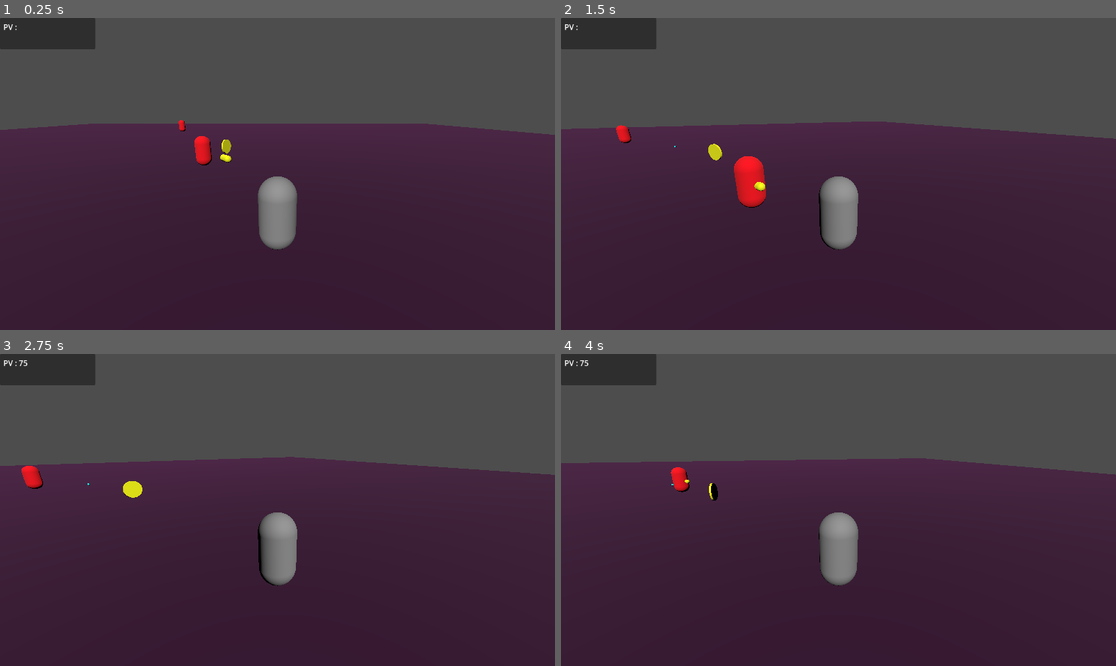
Above: before the commit, frames 1-4 (two rows, left to right).
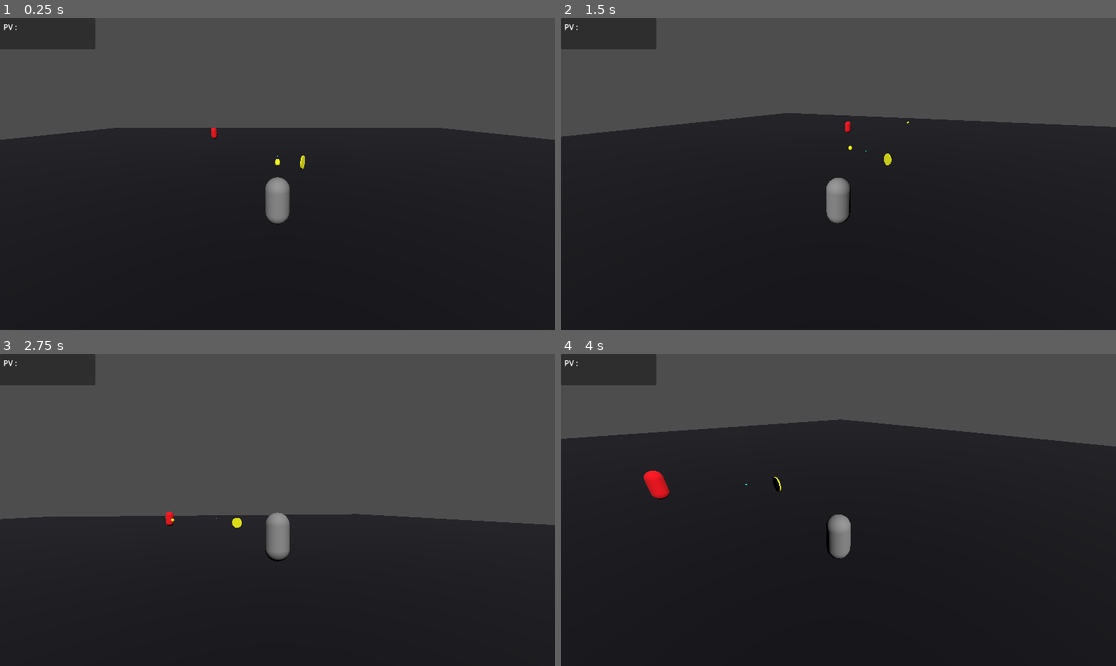
Above: after the commit, the same moments.

Repository: jfossard29/survivor-like
Game: Godot game, scene res://racine.tscn
Same seed, same stepped clock (60 frames per second), same inputs: the game is played once before the commit and once after it.
Inputs (mouse positions are in pixels of both pictures, inside the frame that each line leads up to):
- Up to frame 1 (0.25 s): no input
- Up to frame 2 (1.5 s): move the mouse to (960, 158) at 0.52 s; hold D (droite) 0.53-1.28 s; tap S (decelerer) at 0.6 s; tap Space (sauter, bound only after the commit) at 0.77, 0.8, 1.07, 1.35 s; move the mouse to (727, 189) at 1.27 s; hold Q (gauche) from 1.28 s (still down)
- Up to frame 3 (2.75 s): tap Space (sauter, bound only after the commit) at 1.52, 1.82, 2.3 s; tap S (decelerer) at 1.55, 2.1 s; move the mouse to (333, 441) at 2.02 s; release Q (gauche) at 2.03 s; hold D (droite) from 2.03 s (still down)
- Up to frame 4 (4 s): move the mouse to (810, 572) at 2.77 s; release D (droite) at 2.78 s; hold Z (accelerer) 2.78-3.53 s; tap S (decelerer) at 2.85 s; tap Space (sauter, bound only after the commit) at 3.02, 3.32, 3.6, 3.77 s; move the mouse to (1005, 556) at 3.52 s; hold Q (gauche) from 3.53 s (still down)

The runs differ from the first frame. In frame 1, 65% of the frame differs, in the area x 0-100%, y 32-100%; in frame 2, 66%; in frame 3, 62%; in frame 4, 75%, in the area x 0-100%, y 2-100%.

Commit message:
MAJ stable

Diff:
--- /dev/null
+++ b/SpawnRoot.tscn
@@ -0,0 +1,29 @@
+[gd_scene load_steps=5 format=3 uid="uid://bk7dangodqgts"]
+
+[ext_resource type="Script" uid="uid://d3b8ydmcddf0q" path="res://script/racine.gd" id="1_u5vsd"]
+
+[sub_resource type="BoxShape3D" id="BoxShape3D_u5vsd"]
+size = Vector3(100, 1, 100)
+
+[sub_resource type="StandardMaterial3D" id="StandardMaterial3D_u5vsd"]
+albedo_color = Color(0, 0, 0.06666667, 1)
+
+[sub_resource type="BoxMesh" id="BoxMesh_odemg"]
+material = SubResource("StandardMaterial3D_u5vsd")
+size = Vector3(100, 1, 100)
+
+[node name="SpawnRoot" type="Node3D"]
+script = ExtResource("1_u5vsd")
+
+[node name="StaticBody3D" type="StaticBody3D" parent="."]
+collision_layer = 2
+collision_mask = 4
+metadata/_edit_lock_ = true
+
+[node name="CollisionShape3D" type="CollisionShape3D" parent="StaticBody3D"]
+shape = SubResource("BoxShape3D_u5vsd")
+metadata/_edit_lock_ = true
+
+[node name="MeshInstance3D" type="MeshInstance3D" parent="StaticBody3D"]
+mesh = SubResource("BoxMesh_odemg")
+metadata/_edit_lock_ = true
--- a/mechant.tscn
+++ b/mechant.tscn
@@ -1,6 +1,6 @@
 [gd_scene load_steps=5 format=3 uid="uid://cgbo35opsgy86"]
 
-[ext_resource type="Script" uid="uid://dgqdnluy2assq" path="res://mechant_script.gd" id="1_56eqi"]
+[ext_resource type="Script" uid="uid://dgqdnluy2assq" path="res://script/mechant_script.gd" id="1_56eqi"]
 
 [sub_resource type="CapsuleShape3D" id="CapsuleShape3D_30oyp"]
 
--- a/navigation_agent_3d.gd
+++ /dev/null
@@ -1,9 +0,0 @@
-extends NavigationAgent3D
-
-func _ready() -> void:
-	var agent: RID = get_rid()
-
-	# Disable avoidance
-	NavigationServer3D.agent_set_avoidance_enabled(agent, false)
-	# Delete avoidance callback
-	NavigationServer3D.agent_set_avoidance_callback(agent, Callable())
--- a/player.gd
+++ /dev/null
@@ -1,94 +0,0 @@
-extends CharacterBody3D
-
-@export var projectile_scene: PackedScene
-@export var max_health = 100
-@export var fire_interval: float = 1.0
-@export var fire_range: float = 30.0  # portée de détection des PNJ
-var current_health = 100
-var can_fire: bool = true
-# Référence au label d'affichage des PV
-@onready var health_label: Label = $"../CanvasLayer/Panel/PV/Label"
-
-@export var speed: float = 5.0
-@export var turn_speed: float = 0.8
-@export var camera: Camera3D
-@export var gravity: float = ProjectSettings.get_setting("physics/3d/default_gravity")
-
-func _physics_process(delta: float) -> void:
-
-	if can_fire:
-		fire_projectile()
-		can_fire = false
-		await get_tree().create_timer(fire_interval).timeout
-		can_fire = true
-
-	get_input(delta)
-	move_and_slide()
-
-func get_input(delta: float) -> void:
-	var vy: float = velocity.y
-
-	var move_input: float = Input.get_axis("decelerer", "accelerer")
-	var turn_input: float = Input.get_axis("droite", "gauche")
-
-	rotate_y(turn_input * turn_speed * delta)
-
-	var forward_dir: Vector3 = -transform.basis.z
-	forward_dir.y = 0
-	forward_dir = forward_dir.normalized()
-
-	velocity.x = forward_dir.x * move_input * speed
-	velocity.z = forward_dir.z * move_input * speed
-
-	velocity.y = vy
-
-func take_damage(amount: int):
-	current_health -= amount
-	current_health = max(0, current_health)  # Ne pas descendre en dessous de 0
-
-	print("Joueur touché ! PV restants : ", current_health)
-	update_health_display()
-
-	# Vérifier si le joueur est mort
-	if current_health <= 0:
-		die()
-
-func heal(amount: int):
-	current_health += amount
-	current_health = min(max_health, current_health)  # Ne pas dépasser le max
-	update_health_display()
-
-func update_health_display():
-	if health_label:
-		health_label.text = str(current_health)
-	else:
-		print("ERREUR : Label 'nombre' introuvable dans PV/nombre")
-
-func die():
-	print("Le joueur est mort !")
-
-func fire_projectile():
-	if projectile_scene == null:
-		return
-
-	var pnjs = get_tree().get_nodes_in_group("pnj")
-	var closest_pnj: Node3D = null
-	var closest_dist: float = fire_range + 1.0
-
-	for p in pnjs:
-		var d = global_position.distance_to(p.global_position)
-		if d <= fire_range and d < closest_dist:
-			closest_dist = d
-			closest_pnj = p
-
-	var proj = projectile_scene.instantiate()
-	proj.global_position = global_position + Vector3(0,1.0,0)
-	get_parent().call_deferred("add_child", proj)
-
-	if closest_pnj != null:
-		proj.target = closest_pnj
-	else:
-		# Sinon tir droit devant
-		var forward_dir: Vector3 = -transform.basis.z
-		forward_dir.y = 0
-		proj.direction = forward_dir.normalized()
--- a/project.godot
+++ b/project.godot
@@ -37,9 +37,15 @@
 "events": [Object(InputEventKey,"resource_local_to_scene":false,"resource_name":"","device":0,"window_id":0,"alt_presse …(189 unchanged characters)…
 ]
 }
+sauter={
+"deadzone": 0.2,
+"events": [Object(InputEventKey,"resource_local_to_scene":false,"resource_name":"","device":0,"window_id":0,"alt_pressed":false,"shift_pressed":false,"ctrl_pressed":false,"meta_pressed":false,"pressed":false,"keycode":32,"physical_keycode":0,"key_label":0,"unicode":0,"location":0,"echo":false,"script":null)
+]
+}
 
 [layer_names]
 
+3d_physics/layer_2="sol"
 3d_physics/layer_3="Player"
 3d_physics/layer_4="Projectile"
 3d_physics/layer_5="PNJ"
--- a/projectile.tscn
+++ b/projectile.tscn
@@ -1,6 +1,6 @@
 [gd_scene load_steps=5 format=3 uid="uid://buvywldvvmux5"]
 
-[ext_resource type="Script" uid="uid://bx6saq5ymlwa5" path="res://projectile.gd" id="1_a85iw"]
+[ext_resource type="Script" uid="uid://bx6saq5ymlwa5" path="res://script/projectile.gd" id="1_a85iw"]
 
 [sub_resource type="StandardMaterial3D" id="StandardMaterial3D_a85iw"]
 albedo_color = Color(1, 1, 0, 1)
@@ -27,4 +27,4 @@
 transform = Transform3D(1, 0, 0, 0, -4.371139e-08, 1, 0, -1, -4.371139e-08, 0, 0, 0)
 shape = SubResource("CapsuleShape3D_dgwo2")
 
-[connection signal="body_entered" from="." to="." method="_on_projectile_body_entered"]
+[connection signal="area_entered" from="." to="." method="_on_area_entered"]
--- a/racine.gd
+++ /dev/null
@@ -1,47 +0,0 @@
-extends Node3D
-
-@export var spawn_zone: NodePath
-@export var pnj_scene: PackedScene
-@export var max_pnj: int = 5
-@export var spawn_interval: float = 3.0  # secondes
-
-var zone: Area3D
-var spawned_pnj: Array = []
-
-
-func _ready():
-	zone = get_node(spawn_zone)
-	# Lancer la coroutine de spawn
-	spawn_timer()
-
-
-func spawn_timer():
-	# Spawn PNJ de manière répétée
-	while true:
-		if spawned_pnj.size() < max_pnj:
-			spawn_pnj()
-		await get_tree().create_timer(spawn_interval).timeout
-
-
-func spawn_pnj():
-	if not zone or not pnj_scene:
-		return
-
-	# Calculer une position aléatoire dans la zone
-	var shape = zone.get_node("CollisionShape3D").shape
-	if shape is BoxShape3D:
-		var extents = shape.extents
-		var random_pos = Vector3(
-			randf_range(-extents.x, extents.x),
-			1.6,
-			randf_range(-extents.z, extents.z)
-		)
-
-		# Ajouter la position de l’Area
-		random_pos += zone.global_position
-
-		# Instance du PNJ
-		var pnj = pnj_scene.instantiate()
-		pnj.global_position = random_pos
-		get_parent().call_deferred("add_child", pnj)
-		spawned_pnj.append(pnj)
--- a/racine.tscn
+++ b/racine.tscn
@@ -1,15 +1,16 @@
-[gd_scene load_steps=18 format=3 uid="uid://1hoxtt5rrj3g"]
+[gd_scene load_steps=16 format=3 uid="uid://1hoxtt5rrj3g"]
 
-[ext_resource type="Script" uid="uid://bpafwtxkb2gqg" path="res://player.gd" id="1_4vgkv"]
+[ext_resource type="Script" uid="uid://bpafwtxkb2gqg" path="res://script/player.gd" id="1_4vgkv"]
 [ext_resource type="PackedScene" uid="uid://cgbo35opsgy86" path="res://mechant.tscn" id="1_rkcwo"]
-[ext_resource type="Script" uid="uid://d3b8ydmcddf0q" path="res://racine.gd" id="1_rlwjj"]
-[ext_resource type="Script" uid="uid://cmec34xq4f0sr" path="res://bonus.gd" id="2_xsnwh"]
+[ext_resource type="Script" uid="uid://d3b8ydmcddf0q" path="res://script/racine.gd" id="1_rlwjj"]
+[ext_resource type="Script" uid="uid://cmec34xq4f0sr" path="res://script/bonus.gd" id="2_xsnwh"]
 [ext_resource type="PackedScene" uid="uid://1w0ttl831ipd" path="res://experience.tscn" id="4_0tuo0"]
 [ext_resource type="PackedScene" uid="uid://buvywldvvmux5" path="res://projectile.tscn" id="4_ns5mm"]
+[ext_resource type="PackedScene" uid="uid://bk7dangodqgts" path="res://SpawnRoot.tscn" id="7_6qlrk"]
+
+[sub_resource type="CapsuleMesh" id="CapsuleMesh_4vgkv"]
 
 [sub_resource type="CapsuleShape3D" id="CapsuleShape3D_ns5mm"]
-
-[sub_resource type="CapsuleMesh" id="CapsuleMesh_4vgkv"]
 
 [sub_resource type="StandardMaterial3D" id="StandardMaterial3D_xsnwh"]
 albedo_color = Color(1, 1, 0, 1)
@@ -59,45 +60,35 @@
 &"tourner": SubResource("Animation_rkcwo")
 }
 
-[sub_resource type="BoxShape3D" id="BoxShape3D_vitpe"]
-size = Vector3(100, 0, 100)
-
-[sub_resource type="StandardMaterial3D" id="StandardMaterial3D_4vgkv"]
-albedo_color = Color(0.23137255, 0.039215688, 0.20784314, 1)
-
-[sub_resource type="BoxMesh" id="BoxMesh_xsnwh"]
-material = SubResource("StandardMaterial3D_4vgkv")
-size = Vector3(100, 1, 100)
-
 [node name="Racine" type="Node3D"]
 script = ExtResource("1_rlwjj")
-spawn_zone = NodePath("Zone")
+spawn_zone = NodePath("SpawnRoot")
 pnj_scene = ExtResource("1_rkcwo")
-
-[node name="Mechant" parent="." instance=ExtResource("1_rkcwo")]
-transform = Transform3D(1, 0, 0, 0, 1, 0, 0, 0, 1, 0, 1.6, 0)
 
 [node name="DirectionalLight3D" type="DirectionalLight3D" parent="."]
 transform = Transform3D(1, 0, 0, 0, 0.75886226, 0.6512512, 0, -0.6512512, 0.75886226, 3.7473829, 24.840767, 28.256449)
 
-[node name="CharacterBody3D" type="CharacterBody3D" parent="." node_paths=PackedStringArray("camera") groups=["player"]]
-transform = Transform3D(1, 0, 0, 0, 1, 0, 0, 0, 1, 5.62, 1.6, 9.836)
+[node name="CharacterBody3D" type="CharacterBody3D" parent="." node_paths=PackedStringArray("camera", "pivot_camera") groups=["player"]]
+transform = Transform3D(1, 0, 0, 0, 1, 0, 0, 0, 1, 0, 2.2206593, 7.429404)
 collision_layer = 4
-collision_mask = 24
+collision_mask = 26
 script = ExtResource("1_4vgkv")
 projectile_scene = ExtResource("4_ns5mm")
-camera = NodePath("Camera3D")
+turn_speed = 1.0
+camera = NodePath("PivotCamera/Camera3D")
+pivot_camera = NodePath("PivotCamera")
 
-[node name="Camera3D" type="Camera3D" parent="CharacterBody3D"]
-transform = Transform3D(1, 0, 0, 0, 0.9551441, 0.29614154, 0, -0.29614154, 0.95514405, 0, 2.5659184, 4.7896204)
+[node name="PivotCamera" type="Node3D" parent="CharacterBody3D"]
 
-[node name="CollisionShape3D" type="CollisionShape3D" parent="CharacterBody3D"]
-shape = SubResource("CapsuleShape3D_ns5mm")
-metadata/_edit_lock_ = true
+[node name="Camera3D" type="Camera3D" parent="CharacterBody3D/PivotCamera"]
+transform = Transform3D(1, 0, 0, 0, 0.9551441, 0.29614154, 0, -0.29614154, 0.95514405, 0, 3.5464163, 7.6848617)
 
 [node name="MeshInstance3D" type="MeshInstance3D" parent="CharacterBody3D"]
 mesh = SubResource("CapsuleMesh_4vgkv")
 metadata/_edit_lock_ = true
+
+[node name="CollisionShape3D" type="CollisionShape3D" parent="CharacterBody3D"]
+shape = SubResource("CapsuleShape3D_ns5mm")
 
 [node name="Bonus" type="Area3D" parent="."]
 transform = Transform3D(-4.371139e-08, -1, 0, -4.371139e-08, 1.9106855e-15, -1, 1, -4.371139e-08, -4.371139e-08, 1.9258548, 1.727591, 0)
@@ -120,15 +111,6 @@
 [node name="Experience" parent="." instance=ExtResource("4_0tuo0")]
 transform = Transform3D(1, 0, 0, 0, 1, 0, 0, 0, 1, 0, 1.1190462, 0)
 
-[node name="Zone" type="Area3D" parent="."]
-transform = Transform3D(1, 0, 0, 0, 1, 0, 0, 0, 1, 0.00054979324, 0.017288208, 0.011449814)
-
-[node name="CollisionShape3D" type="CollisionShape3D" parent="Zone"]
-shape = SubResource("BoxShape3D_vitpe")
-
-[node name="MeshInstance3D" type="MeshInstance3D" parent="Zone"]
-mesh = SubResource("BoxMesh_xsnwh")
-
 [node name="CanvasLayer" type="CanvasLayer" parent="."]
 
 [node name="Panel" type="Panel" parent="CanvasLayer"]
@@ -149,4 +131,7 @@
 offset_right = 72.0
 offset_bottom = 23.0
 
+[node name="SpawnRoot" parent="." instance=ExtResource("7_6qlrk")]
+script = null
+
 [connection signal="body_entered" from="Bonus" to="Bonus" method="_on_body_entered"]
--- /dev/null
+++ b/script/player.gd
@@ -0,0 +1,137 @@
+extends CharacterBody3D
+
+@export var projectile_scene: PackedScene
+@export var max_health = 100
+@export var fire_interval: float = 1.0
+@export var fire_range: float = 30.0  # portée de détection des PNJ
+var current_health = 100
+var can_fire: bool = true
+# Référence au label d'affichage des PV
+@onready var health_label: Label = $"../CanvasLayer/Panel/PV/Label"
+
+@export var speed: float = 5.0
+@export var turn_speed: float = 0.8
+@export var camera: Camera3D
+@export var gravity: float = ProjectSettings.get_setting("physics/3d/default_gravity")
+@export var mouse_sensitivity: float = 0.002  # Ajuste selon ton confort
+@export var pivot_camera: Node3D
+@export var jump_speed: float = 5.0  # Ajuste selon la hauteur de saut
+var camera_pitch: float = 0.0  # pour limiter la rotation verticale
+
+func _ready():
+	Input.set_mouse_mode(Input.MOUSE_MODE_CAPTURED)
+
+func _physics_process(delta: float) -> void:
+	# Tir automatique
+	if can_fire:
+		fire_projectile()
+		can_fire = false
+		await get_tree().create_timer(fire_interval).timeout
+		can_fire = true
+
+	# Appliquer la gravité
+	if not is_on_floor():
+		velocity.y -= gravity * delta
+
+	get_input(delta)
+	move_and_slide()
+
+func get_input(delta: float) -> void:
+	var vy: float = velocity.y
+
+	# Déplacement avant/arrière
+	var forward_input: float = Input.get_axis("decelerer", "accelerer")  # S/W ou Z/S
+	# Déplacement gauche/droite
+	var strafe_input: float = Input.get_axis("gauche", "droite")  # Q/D
+
+	# Calcul de la direction avant
+	var forward_dir: Vector3 = -transform.basis.z
+	forward_dir.y = 0
+	forward_dir = forward_dir.normalized()
+
+	# Calcul de la direction droite
+	var right_dir: Vector3 = transform.basis.x
+	right_dir.y = 0
+	right_dir = right_dir.normalized()
+
+	# Combinaison du mouvement
+	var move_dir: Vector3 = forward_dir * forward_input + right_dir * strafe_input
+	move_dir = move_dir.normalized() if move_dir.length() > 0 else Vector3.ZERO
+
+	# Appliquer la vitesse
+	velocity.x = move_dir.x * speed
+	velocity.z = move_dir.z * speed
+
+	# Saut
+	if is_on_floor() and Input.is_action_just_pressed("sauter"):
+		velocity.y = jump_speed
+	else:
+		velocity.y = vy
+
+
+
+func _input(event: InputEvent) -> void:
+	if event is InputEventMouseMotion:
+		# rotation horizontale du joueur (yaw)
+		rotate_y(-event.relative.x * mouse_sensitivity)
+
+		# rotation verticale du pivot de la caméra (pitch)
+		camera_pitch -= event.relative.y * mouse_sensitivity
+		camera_pitch = clamp(camera_pitch, -1.5, 1.5)
+		pivot_camera.rotation.x = camera_pitch
+
+func take_damage(amount: int):
+	current_health -= amount
+	current_health = max(0, current_health)  # Ne pas descendre en dessous de 0
+
+	print("Joueur touché ! PV restants : ", current_health)
+	update_health_display()
+
+	# Vérifier si le joueur est mort
+	if current_health <= 0:
+		die()
+
+func heal(amount: int):
+	current_health += amount
+	current_health = min(max_health, current_health)  # Ne pas dépasser le max
+	update_health_display()
+
+func update_health_display():
+	if health_label:
+		health_label.text = str(current_health)
+	else:
+		print("ERREUR : Label 'nombre' introuvable dans PV/nombre")
+
+func die():
+	print("Le joueur est mort !")
+
+func fire_projectile():
+	if projectile_scene == null:
+		return
+
+	var pnjs = get_tree().get_nodes_in_group("pnj")
+	var closest_pnj: Node3D = null
+	var closest_dist: float = fire_range + 1.0
+
+	for p in pnjs:
+		var d = global_position.distance_to(p.global_position)
+		if d <= fire_range and d < closest_dist:
+			closest_dist = d
+			closest_pnj = p
+
+	# Instance du projectile
+	var projectile = projectile_scene.instantiate()
+
+	# D'abord, on ajoute le projectile au tree
+	get_tree().current_scene.add_child(projectile)
+
+	# Ensuite, on peut calculer et appliquer position/orientation
+	var forward_dir: Vector3 = -global_transform.basis.z.normalized()
+	var start_pos: Vector3 = global_position + forward_dir * 0.8
+	projectile.look_at_from_position(start_pos, start_pos + forward_dir, Vector3.UP)
+
+	# Définir la direction du projectile
+	if closest_pnj != null:
+		projectile.target = closest_pnj
+	else:
+		projectile.direction = forward_dir
--- a/projectile.gd
+++ b/script/projectile.gd
@@ -10,8 +10,6 @@
 
 func _ready():
 	add_to_group("projectile")
-	# Connecter le signal pour détecter les collisions
-	body_entered.connect(Callable(self, "_on_body_entered"))
 
 	# Chercher le PNJ le plus proche
 	var pnjs = get_tree().get_nodes_in_group("pnj")
@@ -48,11 +46,8 @@
 	else:
 		queue_free()
 
-func _on_body_entered(body: Node) -> void:
-	# Vérifier que c'est bien un PNJ
-	if body.is_in_group("pnj"):
-		# Infliger les dégâts
-		if body.has_method("take_damage"):
-			body.take_damage(damage)
-		# Supprimer le projectile
+func _on_area_entered(area: Area3D) -> void:
+	if area.is_in_group("pnj"):
+		if area.has_method("take_damage"):
+			area.take_damage(damage)
 		queue_free()
--- /dev/null
+++ b/script/racine.gd
@@ -0,0 +1,53 @@
+extends Node3D
+
+@export var spawn_zone: NodePath  # SpawnRoot
+@export var pnj_scene: PackedScene
+@export var max_pnj: int = 5
+@export var spawn_interval: float = 3.0
+
+var zone: Node3D
+var spawned_pnj: Array = []
+
+func _ready():
+	zone = get_node(spawn_zone) as Node3D
+	await get_tree().process_frame
+	spawn_timer()
+
+func spawn_timer():
+	while true:
+		# Nettoyer les PNJ morts
+		for i in range(spawned_pnj.size() - 1, -1, -1):
+			if not is_instance_valid(spawned_pnj[i]):
+				spawned_pnj.remove_at(i)
+
+		# Spawn si en dessous du max
+		if spawned_pnj.size() < max_pnj:
+			spawn_pnj()
+
+		await get_tree().create_timer(spawn_interval).timeout
+
+func spawn_pnj():
+	if not zone or not pnj_scene:
+		return
+
+	var static_body = zone.get_node("StaticBody3D") as StaticBody3D
+	if not static_body:
+		return
+
+	var shape_node = static_body.get_node("CollisionShape3D") as CollisionShape3D
+	if not shape_node:
+		return
+
+	var shape = shape_node.shape
+	if shape is BoxShape3D:
+		var extents = shape.extents
+		var random_pos = Vector3(
+			randf_range(-extents.x, extents.x),
+			1.6,
+			randf_range(-extents.z, extents.z)
+		) + static_body.global_position
+
+		var pnj = pnj_scene.instantiate()
+		get_parent().add_child(pnj)
+		pnj.global_position = random_pos
+		spawned_pnj.append(pnj)
Not shown, removed: navigation_agent_3d.gd.uid
Renamed: bonus.gd -> script/bonus.gd
Renamed: bonus.gd.uid -> script/bonus.gd.uid
Renamed: mechant.gd -> script/mechant.gd
Renamed: mechant.gd.uid -> script/mechant.gd.uid
Renamed: mechant_script.gd -> script/mechant_script.gd
Renamed: mechant_script.gd.uid -> script/mechant_script.gd.uid
Renamed: mesh_instance_3d.gd -> script/mesh_instance_3d.gd
Renamed: mesh_instance_3d.gd.uid -> script/mesh_instance_3d.gd.uid
Renamed: player.gd.uid -> script/player.gd.uid
Renamed: projectile.gd.uid -> script/projectile.gd.uid
Renamed: racine.gd.uid -> script/racine.gd.uid
